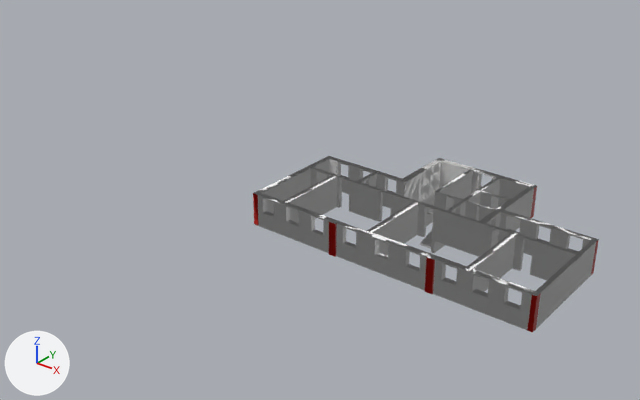
An edit to the Blender file tretie.blend, drawn before and after from the same camera.
Both versions are drawn from a 50 mm camera at (0.478, -0.93, 0.586) aimed at (-0.242, -0.031, 0.029). Arrows for +X, +Y and +Z are at lower left; the lights stay in place.

Names of what the first picture shows: 'Planeg'.
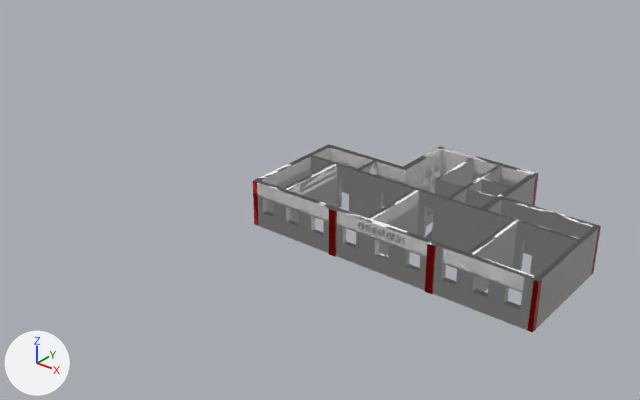
Commit message: GYMNAZIUM text

Boxes (x1, y1, x2, y2) around the edits, measured in the pictures (640 x 400 px):
'Planeg', reshaped (7% taller)
    before: (253, 156, 599, 332)
    after: (253, 144, 601, 332)
'Text', added
    after: (358, 222, 405, 244)
part 1 of me_plane, built on
    before: (254, 156, 599, 296)
    after: (253, 144, 601, 296)

The change in detail:
Material 'Material.002' (mat_material_002) is new.
Its base color is (0.342, 0.342, 0.342) (grey #9e9e9e).
me_plane is used by ob_planeg; location (-0.121, 0.32, 0.0); scale (0.00305, 0.00305, 0.00305).
me_plane had 1202 vertices, 999 faces, 30 loose edges and spanned x -223.0..112.0, y -180.0..-48.0, z 15.0..42.0.
me_plane now has 1480 vertices, 1278 faces, 30 loose edges and spans x -223.0..112.0, y -180.0..-48.0, z 15.0..48.0.
Part 1, on me_plane:
128 faces are deleted.
4 vertices are added at (38.0, -103.0, 36.0), (38.0, -106.0, 36.0), (44.0, -103.0, 36.0), (44.0, -106.0, 36.0).
274 new vertices lie (0.0, 0.0, 6.0) away from vertices in x -21.0..100.0, y -180.0..-103.0, z 42.0.
389 new faces join them, mat_material (white #ffffff).
18 new faces join them, mat_material_001 (red #e03225).
Mesh me_text is new.
It has 388 vertices, 216 faces and spans x -2.93..2.91, y -0.31..0.57, z -0.38..0.0.
It uses material mat_material_002 (grey #9e9e9e).
Object 'Text' (ob_text) is new; it shows me_text.
Its location is (0.0, -0.23, 0.138).
Its rotation in degrees is (90, 0, 0).
Its scale is (0.0103, 0.0103, 0.0103).
